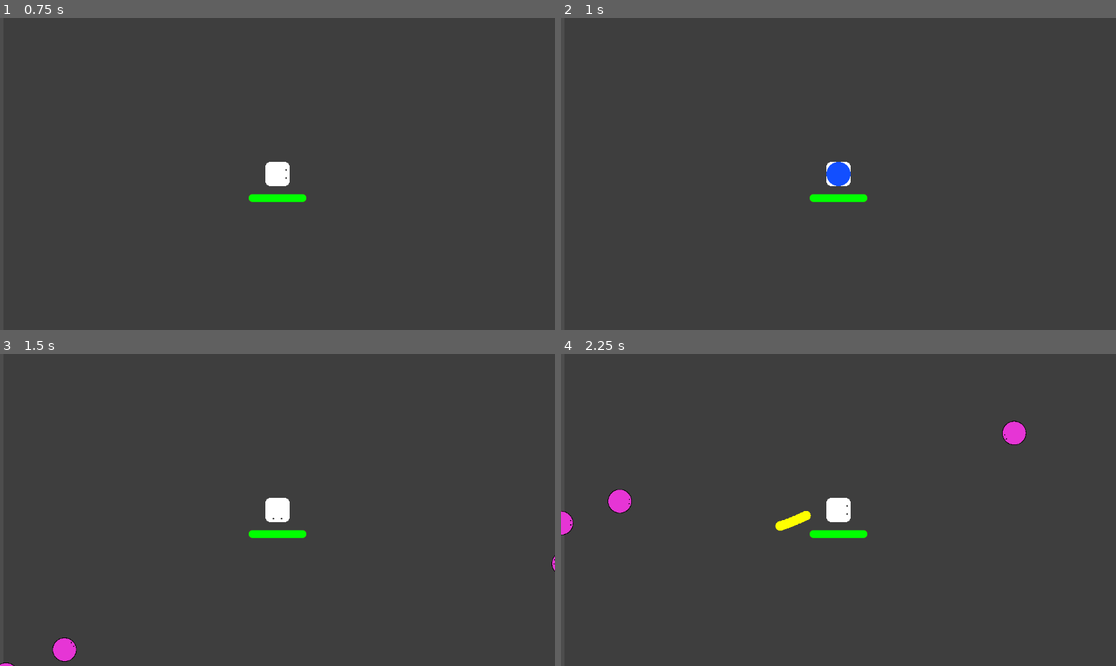
Above: before the commit, frames 1-4 (two rows, left to right).
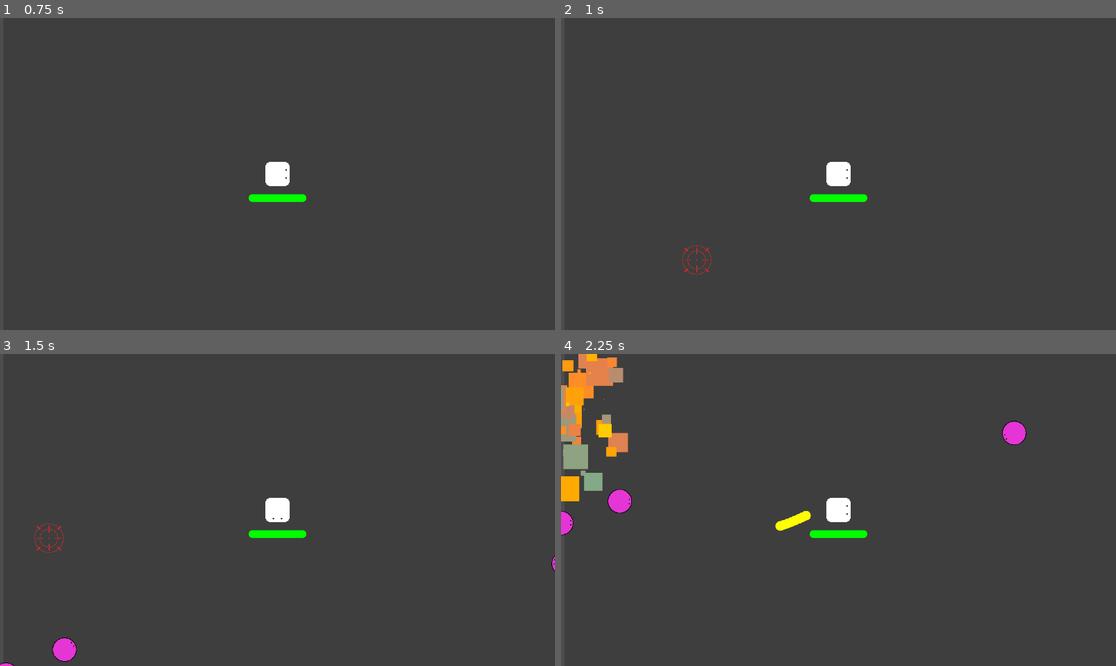
Above: after the commit, the same moments.

Repository: YamatoRyukyu/Unordered
Game: Godot game, scene res://Scenes/survive_game.tscn
The game is run twice, just before and just after one commit, with the same random seed, the same clock (stepped at 60 frames per second) and the same inputs.
Inputs:
- Up to frame 1 (0.75 s): tap Enter at 0.5 s; hold Right (move_right) from 0.53 s (still down)
- Up to frame 2 (1 s): keep holding Right (move_right)
- Up to frame 3 (1.5 s): release Right (move_right) at 1.28 s; hold Down (move_down) from 1.28 s (still down)
- Up to frame 4 (2.25 s): release Down (move_down) at 2.03 s; hold Right (move_right) from 2.03 s (still down)

Frame 1 is identical in both runs. In frame 2, 0.4% of the frame differs, in the area x 21-53%, y 46-83%; in frame 3, 0.1%; in frame 4, 2.9%, in the area x 0-13%, y 0-48%.

Commit message:
[feature]Sword and Bomb

Diff:
--- /dev/null
+++ b/Scenes/ActionDatas/ActionBase.tscn
@@ -0,0 +1,11 @@
+[gd_scene load_steps=2 format=3 uid="uid://dghc1ei1q2aew"]
+
+[sub_resource type="CircleShape2D" id="CircleShape2D_e7jhd"]
+radius = 29.410883
+
+[node name="Area2D" type="Area2D"]
+
+[node name="CollisionShape2D" type="CollisionShape2D" parent="."]
+shape = SubResource("CircleShape2D_e7jhd")
+
+[node name="Sprite2D" type="Sprite2D" parent="CollisionShape2D"]
--- /dev/null
+++ b/Scenes/ActionDatas/Bomb/Bomb.tres
@@ -0,0 +1,10 @@
+[gd_resource type="Resource" script_class="ActionData" load_steps=3 format=3 uid="uid://b6t61bnowwsle"]
+
+[ext_resource type="PackedScene" uid="uid://c7ip11hfvoh4k" path="res://Scenes/ActionDatas/Bomb/Bomb.tscn" id="1_kybom"]
+[ext_resource type="Script" uid="uid://cqwhybigt83k6" path="res://Datas/Action_Data.gd" id="1_o3sx8"]
+
+[resource]
+script = ExtResource("1_o3sx8")
+name = "Bomb"
+action_scene = ExtResource("1_kybom")
+metadata/_custom_type_script = "uid://cqwhybigt83k6"
--- /dev/null
+++ b/Scenes/ActionDatas/Bomb/Bomb.tscn
@@ -0,0 +1,54 @@
+[gd_scene load_steps=7 format=3 uid="uid://c7ip11hfvoh4k"]
+
+[ext_resource type="PackedScene" uid="uid://dghc1ei1q2aew" path="res://Scenes/ActionDatas/ActionBase.tscn" id="1_q0avp"]
+[ext_resource type="Texture2D" uid="uid://bloxfju2tp5w1" path="res://Pictures/sight.png" id="2_8a5ev"]
+[ext_resource type="Script" uid="uid://tkv7ddvodfke" path="res://Scenes/ActionDatas/Bomb/bomb.gd" id="2_c5o74"]
+
+[sub_resource type="Curve" id="Curve_c5o74"]
+_data = [Vector2(0, 1), 0.0, 0.0, 0, 0, Vector2(1, 0), 0.0, 0.0, 0, 0]
+point_count = 2
+
+[sub_resource type="CurveTexture" id="CurveTexture_07347"]
+width = 270
+curve = SubResource("Curve_c5o74")
+
+[sub_resource type="ParticleProcessMaterial" id="ParticleProcessMaterial_8a5ev"]
+resource_local_to_scene = true
+particle_flag_disable_z = true
+spread = 180.0
+radial_velocity_min = -1000.0
+radial_velocity_max = 999.99994
+gravity = Vector3(0, 0, 0)
+scale_max = 10.0
+scale_curve = SubResource("CurveTexture_07347")
+color = Color(1, 0.54509807, 0.16078432, 1)
+hue_variation_min = -0.19000001
+hue_variation_max = 0.12999998
+turbulence_enabled = true
+
+[node name="Area2D" instance=ExtResource("1_q0avp")]
+collision_layer = 8
+collision_mask = 4
+script = ExtResource("2_c5o74")
+base_attack_distance = 300.0
+attack_speed = 1.0
+
+[node name="CollisionShape2D" parent="." index="0"]
+disabled = true
+
+[node name="Sprite2D" parent="CollisionShape2D" index="0"]
+z_index = -1
+scale = Vector2(0.12399999, 0.12399999)
+texture = ExtResource("2_8a5ev")
+
+[node name="GPUParticles2D" type="GPUParticles2D" parent="CollisionShape2D" index="1"]
+z_index = 3
+position = Vector2(0, 1)
+emitting = false
+amount = 200
+lifetime = 0.5
+one_shot = true
+explosiveness = 0.89
+randomness = 1.0
+visibility_rect = Rect2(-50, -50, 100, 100)
+process_material = SubResource("ParticleProcessMaterial_8a5ev")
--- /dev/null
+++ b/Scenes/ActionDatas/Bomb/bomb.gd
@@ -0,0 +1,38 @@
+extends "res://Scripts/action.gd"
+
+var target: CollisionShape2D
+var particle: GPUParticles2D
+var process_material: ParticleProcessMaterial
+var count:float =0.0
+var flag:bool
+
+var MATERIAL_SCALE =100
+
+func _ready() -> void:
+	super._ready()
+	target = $CollisionShape2D
+	particle = $CollisionShape2D/GPUParticles2D
+	process_material = particle.process_material
+	flag = false
+	_set_position()
+
+func _set_position():
+	var position_change:Vector2 = Vector2(
+		randf_range(-base_attack_distance, base_attack_distance),
+		randf_range(-base_attack_distance, base_attack_distance)
+		)
+	target.global_position = global_position + position_change
+
+
+func _process(delta: float) -> void:
+	count += get_process_delta_time()
+
+	process_material.scale_max = self.scale.x * MATERIAL_SCALE
+
+	if count >= attack_speed and not particle.emitting and not flag:
+		particle.emitting =true
+		flag =true
+		target.disabled = false
+
+	if flag and not particle.emitting:
+		queue_free()
--- a/Scenes/ActionDatas/Canon/canon.gd
+++ b/Scenes/ActionDatas/Canon/canon.gd
@@ -1,17 +1,12 @@
-extends Area2D
-
-@export var base_attack_distance:float
-@export var base_attack_damage:float
-@export var attack_speed: float
+extends "res://Scripts/action.gd"
 
 var marker
 var canon_ball
-var player
 
 func _ready() -> void:
+	super._ready()
 	marker =$TargetPoint
 	canon_ball =$CollisionShape2D
-	player = get_tree().root.get_node("Game/Player")
 
 	set_attack_distance()
 
@@ -24,10 +19,3 @@
 
 	if canon_ball.position.x >= base_attack_distance:
 		queue_free()
-
-
-func _on_body_entered(body: Node2D) -> void:
-	if body.has_method("take_damage"):
-		var action_area = player.get_node("action_area")
-		if action_area.has_method("calc_damage"):
-			action_area.calc_damage(body, base_attack_damage)
--- a/Scenes/ActionDatas/Canon/canon.tres
+++ b/Scenes/ActionDatas/Canon/canon.tres
@@ -1,7 +1,7 @@
 [gd_resource type="Resource" script_class="ActionData" load_steps=3 format=3 uid="uid://c8176ogcufrhg"]
 
 [ext_resource type="Script" uid="uid://cqwhybigt83k6" path="res://Datas/Action_Data.gd" id="1_1rkpc"]
-[ext_resource type="PackedScene" uid="uid://cdocjwcng03st" path="res://Scenes/ActionDatas/Canon/canon_ball.tscn" id="1_wbip4"]
+[ext_resource type="PackedScene" uid="uid://cvhccbakpix24" path="res://Scenes/ActionDatas/Canon/canon.tscn" id="1_wbip4"]
 
 [resource]
 script = ExtResource("1_1rkpc")
--- /dev/null
+++ b/Scenes/ActionDatas/Canon/canon.tscn
@@ -0,0 +1,18 @@
+[gd_scene load_steps=4 format=3 uid="uid://cvhccbakpix24"]
+
+[ext_resource type="PackedScene" uid="uid://dghc1ei1q2aew" path="res://Scenes/ActionDatas/ActionBase.tscn" id="1_2osws"]
+[ext_resource type="Script" uid="uid://blrn1pynskhhu" path="res://Scenes/ActionDatas/Canon/canon.gd" id="2_oem2p"]
+[ext_resource type="Texture2D" uid="uid://cvb3hj6o5l215" path="res://Pictures/circul.png" id="3_bjbto"]
+
+[node name="Area2D" instance=ExtResource("1_2osws")]
+scale = Vector2(0.1, 0.1)
+collision_layer = 8
+collision_mask = 4
+script = ExtResource("2_oem2p")
+
+[node name="Sprite2D" parent="CollisionShape2D" index="0"]
+modulate = Color(0.21601248, 0.9999998, 0.99947304, 1)
+texture = ExtResource("3_bjbto")
+
+[node name="TargetPoint" type="Marker2D" parent="." index="1"]
+position = Vector2(713, 0)
--- a/Scenes/ActionDatas/Canon/canon_ball.tscn
+++ b/Scenes/ActionDatas/Canon/canon_ball.tscn
@@ -11,9 +11,6 @@
 collision_layer = 8
 collision_mask = 4
 script = ExtResource("1_gsoyl")
-base_attack_distance = 3000.0
-base_attack_damage = 10.0
-attack_speed = 2500.0
 
 [node name="CollisionShape2D" type="CollisionShape2D" parent="."]
 shape = SubResource("CircleShape2D_gsoyl")
--- /dev/null
+++ b/Scenes/ActionDatas/SwingSword/sword.gd
@@ -0,0 +1,23 @@
+extends "res://Scripts/action.gd"
+
+var sword: Node2D
+
+func _ready() -> void:
+	super._ready()
+	sword = $Marker2D
+
+	#When base_attack_rotation =90, set start rotation as -45, and swing to 45
+	sword.rotation_degrees = base_attack_rotation/2 * -1
+
+func _physics_process(delta: float) -> void:
+	sword.rotation_degrees += attack_speed * get_process_delta_time()
+
+	if sword.rotation_degrees >= base_attack_rotation/2:
+		queue_free()
+
+
+func _on_area_2d_body_entered(body: Node2D) -> void:
+	if body.has_method("take_damage"):
+		var action_area = player.get_node("action_area")
+		if action_area.has_method("calc_damage"):
+			action_area.calc_damage(body, base_attack_damage)
--- /dev/null
+++ b/Scenes/ActionDatas/SwingSword/sword.tres
@@ -0,0 +1,10 @@
+[gd_resource type="Resource" script_class="ActionData" load_steps=3 format=3 uid="uid://dw4ro12x1o3kr"]
+
+[ext_resource type="Script" uid="uid://cqwhybigt83k6" path="res://Datas/Action_Data.gd" id="1_hb44a"]
+[ext_resource type="PackedScene" uid="uid://c7q3e3hmm234i" path="res://Scenes/ActionDatas/SwingSword/sword.tscn" id="1_woxiv"]
+
+[resource]
+script = ExtResource("1_hb44a")
+name = "sword"
+action_scene = ExtResource("1_woxiv")
+metadata/_custom_type_script = "uid://cqwhybigt83k6"
--- /dev/null
+++ b/Scenes/ActionDatas/SwingSword/sword.tscn
@@ -0,0 +1,36 @@
+[gd_scene load_steps=5 format=3 uid="uid://c7q3e3hmm234i"]
+
+[ext_resource type="PackedScene" uid="uid://dghc1ei1q2aew" path="res://Scenes/ActionDatas/ActionBase.tscn" id="1_10thk"]
+[ext_resource type="Script" uid="uid://dm5j5xx3nmwp5" path="res://Scenes/ActionDatas/SwingSword/sword.gd" id="2_ayi66"]
+[ext_resource type="Texture2D" uid="uid://b4yrvowxye0ed" path="res://Pictures/action_sword.png" id="2_woq7k"]
+
+[sub_resource type="RectangleShape2D" id="RectangleShape2D_10thk"]
+size = Vector2(310, 70)
+
+[node name="Area2D" instance=ExtResource("1_10thk")]
+scale = Vector2(0.5, 0.5)
+collision_layer = 8
+collision_mask = 4
+script = ExtResource("2_ayi66")
+attack_speed = 500.0
+
+[node name="CollisionShape2D" parent="." index="0"]
+visible = false
+scale = Vector2(1e-05, 1e-05)
+
+[node name="Marker2D" type="Marker2D" parent="." index="1"]
+
+[node name="Area2D" type="Area2D" parent="Marker2D" index="0"]
+position = Vector2(78, -1)
+collision_layer = 8
+collision_mask = 4
+
+[node name="CollisionShape2D" type="CollisionShape2D" parent="Marker2D/Area2D" index="0"]
+position = Vector2(179, 0)
+shape = SubResource("RectangleShape2D_10thk")
+
+[node name="Sprite2D" type="Sprite2D" parent="Marker2D/Area2D/CollisionShape2D" index="0"]
+position = Vector2(-78, 0)
+texture = ExtResource("2_woq7k")
+
+[connection signal="body_entered" from="Marker2D/Area2D" to="." method="_on_area_2d_body_entered"]
--- /dev/null
+++ b/Scenes/ActionDatas/action_base.gd
@@ -0,0 +1 @@
+extends "res://Scripts/action.gd"
--- a/Scenes/Player/Player.tscn
+++ b/Scenes/Player/Player.tscn
@@ -1,9 +1,11 @@
-[gd_scene load_steps=8 format=3 uid="uid://wstvskhsbghf"]
+[gd_scene load_steps=10 format=3 uid="uid://wstvskhsbghf"]
 
 [ext_resource type="Script" uid="uid://1v7qu01cyhbb" path="res://Scenes/Player/player.gd" id="1_ft8w5"]
 [ext_resource type="Texture2D" uid="uid://dt7i5xnuxjimg" path="res://Pictures/player.png" id="1_s0eop"]
-[ext_resource type="Resource" uid="uid://c8176ogcufrhg" path="res://Scenes/ActionDatas/Canon/canon.tres" id="2_h54ih"]
+[ext_resource type="Resource" uid="uid://b6t61bnowwsle" path="res://Scenes/ActionDatas/Bomb/Bomb.tres" id="2_ude3g"]
+[ext_resource type="Resource" uid="uid://c8176ogcufrhg" path="res://Scenes/ActionDatas/Canon/canon.tres" id="3_4wape"]
 [ext_resource type="PackedScene" uid="uid://dgp1yv70wg6f6" path="res://Scenes/action_generator.tscn" id="3_h54ih"]
+[ext_resource type="Resource" uid="uid://dw4ro12x1o3kr" path="res://Scenes/ActionDatas/SwingSword/sword.tres" id="4_t26db"]
 
 [sub_resource type="RectangleShape2D" id="RectangleShape2D_ft8w5"]
 size = Vector2(501, 498)
@@ -19,7 +21,7 @@
 collision_mask = 21
 motion_mode = 1
 script = ExtResource("1_ft8w5")
-action_resources = Array[Resource]([ExtResource("2_h54ih")])
+action_resources = Array[Resource]([ExtResource("2_ude3g"), ExtResource("3_4wape"), ExtResource("4_t26db")])
 health = 100.0
 
 [node name="CollisionShape2D" type="CollisionShape2D" parent="."]
--- a/Scenes/Player/player.gd
+++ b/Scenes/Player/player.gd
@@ -19,7 +19,7 @@
 func _ready() -> void:
 	$ActionTimer.wait_time = 1.0
 	action_index =0
-	action_len =1
+	action_len = action_resources.size()
 
 	level =1
 	current_exp =0
--- /dev/null
+++ b/Scripts/action.gd
@@ -0,0 +1,18 @@
+extends Area2D
+
+@export var base_attack_damage: float =10.0
+@export var base_attack_distance: float = 3000.0
+@export_range(0, 360, 1.0, "hide_slider") var base_attack_rotation: int =45
+@export var attack_speed: float =2500.0
+
+var player: Node2D
+
+func _ready() -> void:
+	player = get_tree().root.get_node("Game/Player")
+	connect("body_entered", _on_body_entered)
+
+func _on_body_entered(body: Node2D) -> void:
+	if body.has_method("take_damage"):
+		var action_area = player.get_node("action_area")
+		if action_area.has_method("calc_damage"):
+			action_area.calc_damage(body, base_attack_damage)
--- a/Scripts/action_area.gd
+++ b/Scripts/action_area.gd
@@ -11,8 +11,7 @@
 
 	for i in range(buff_multiplier["action_quantity"]):
 		var action_instance = action_scene.instantiate()
-		var marker = action_instance.get_node("TargetPoint")
-		marker.position.x *= buff_multiplier["range"]
+		action_instance.base_attack_distance *= buff_multiplier["range"]
 
 		var size = buff_multiplier["size"]
 		action_instance.scale *= Vector2(size,size)
@@ -21,6 +20,7 @@
 
 		var angle = 360.0 / buff_multiplier["action_quantity"] * i
 		action_instance.global_rotation_degrees = angle + global_rotation_degrees
+
 		get_tree().root.add_child(action_instance)
 
 func calc_damage(target: Node2D, damage: float):
Binary file added: Pictures/action_sword.png
Not shown, added: Pictures/action_sword.png.import
Binary file added: Pictures/sight.png
Not shown, added: Pictures/sight.png.import
Not shown, added: Scenes/ActionDatas/Bomb/bomb.gd.uid
Not shown, added: Scenes/ActionDatas/SwingSword/sword.gd.uid
Not shown, added: Scenes/ActionDatas/action_base.gd.uid
Not shown, added: Scripts/action.gd.uid
